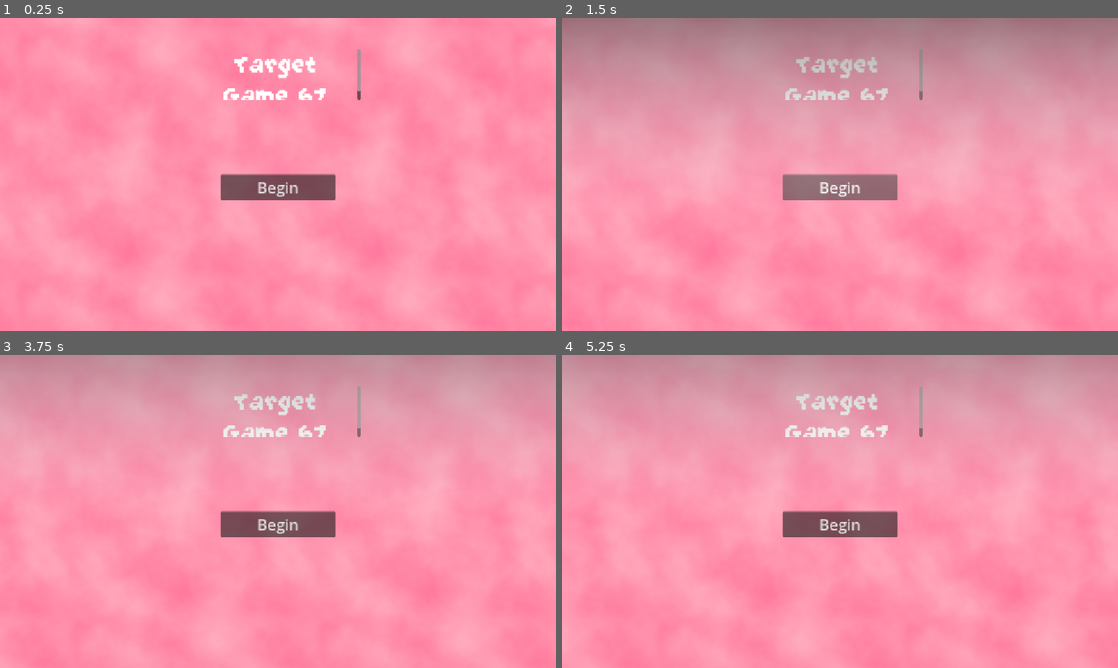
Above: before the commit, frames 1-4 (two rows, left to right).
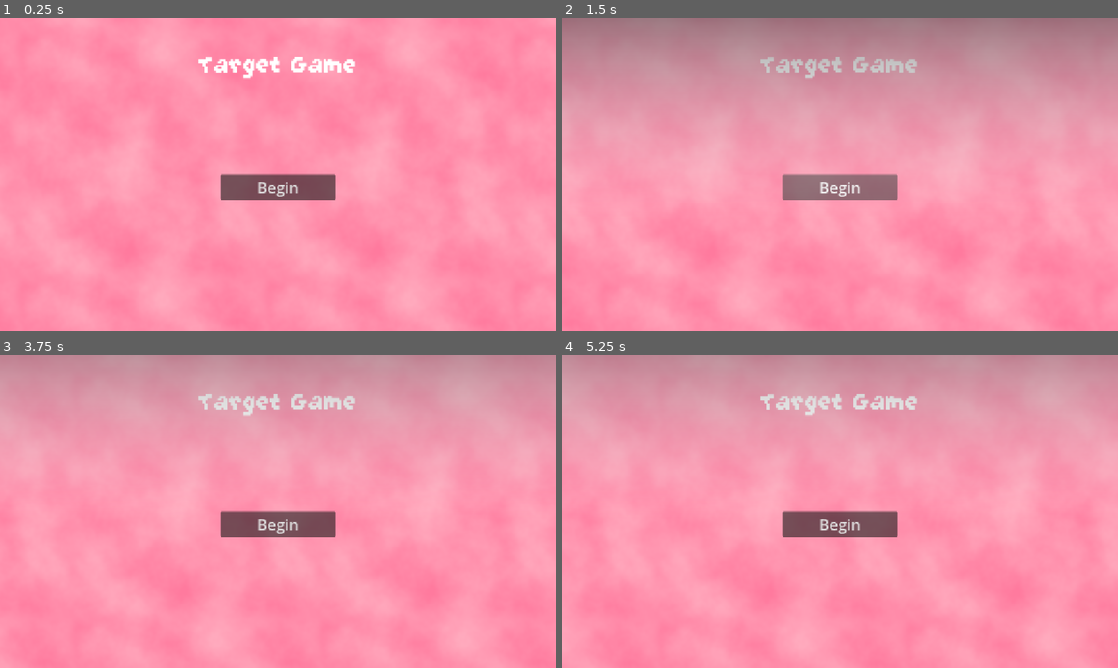
Above: after the commit, the same moments.

Repository: boymcboytheboy/godot-game
Game: Godot game, scene res://menu.tscn
The game is run twice, just before and just after one commit, with the same random seed, the same clock (stepped at 60 frames per second) and the same inputs.
Inputs (mouse positions are in pixels of both pictures, inside the frame that each line leads up to):
- Up to frame 1 (0.25 s): no input
- Up to frame 2 (1.5 s): click "Begin" at 0.5 s; click "Begin" at 1.25 s
- Up to frame 3 (3.75 s): click "Begin" at 2 s; move the mouse to (400, 495) at 2.77 s; click (400, 495) at 2.92 s; tap Enter at 3.5 s; move the mouse to (166, 527) at 3.52 s; click (166, 527) at 3.67 s
- Up to frame 4 (5.25 s): move the mouse to (895, 442) at 4.27 s; click (895, 442) at 4.42 s; tap Space at 5 s; move the mouse to (812, 574) at 5.02 s; click (812, 574) at 5.17 s

The runs differ from the first frame. In frame 1, 1.4% of the frame differs, in the area x 35-65%, y 10-27%; in frame 2, 1.2%; in frame 3, 1.3%; in frame 4, 1.3%.

Commit message:
Revert "67"
This reverts commit 39d31736f2f5fdd657bde6683d0813d4a505ee0d, reversing
changes made to 2e2da5c802135405bee96858b504feb6cf648a38.

Diff:
--- a/main.tscn
+++ b/main.tscn
@@ -31,7 +31,7 @@
 [node name="Parallax2D" type="Parallax2D" parent="." unique_id=1669170910]
 repeat_size = Vector2(512, 512)
 autoscroll = Vector2(16, 8)
-repeat_times = 16
+repeat_times = 8
 
 [node name="Sprite2D" type="Sprite2D" parent="Parallax2D" unique_id=1543872355]
 texture = SubResource("NoiseTexture2D_ig7tw")
--- a/menu.tscn
+++ b/menu.tscn
@@ -27,7 +27,7 @@
 [node name="Parallax2D" type="Parallax2D" parent="." unique_id=530849081]
 repeat_size = Vector2(512, 512)
 autoscroll = Vector2(32, 2)
-repeat_times = 16
+repeat_times = 8
 
 [node name="Sprite2D" type="Sprite2D" parent="Parallax2D" unique_id=1103581714]
 texture = SubResource("NoiseTexture2D_ouk20")
@@ -59,7 +59,7 @@
 offset_bottom = 40.0
 grow_horizontal = 2
 bbcode_enabled = true
-text = "[wave amp=4][font=\"res://GrapeSoda.ttf\"][font_size=64]Target Game 67"
+text = "[wave amp=4][font=\"res://GrapeSoda.ttf\"][font_size=64]Target Game"
 horizontal_alignment = 1
 
 [node name="Button" type="Button" parent="." unique_id=652693864]
--- a/shop.tscn
+++ b/shop.tscn
@@ -231,7 +231,7 @@
 [node name="Parallax2D" type="Parallax2D" parent="." unique_id=432938541]
 repeat_size = Vector2(512, 512)
 autoscroll = Vector2(4, 2)
-repeat_times = 16
+repeat_times = 8
 
 [node name="Sprite2D" type="Sprite2D" parent="Parallax2D" unique_id=1349886909]
 texture = SubResource("NoiseTexture2D_fgaav")
Not shown, changed: index.pck
